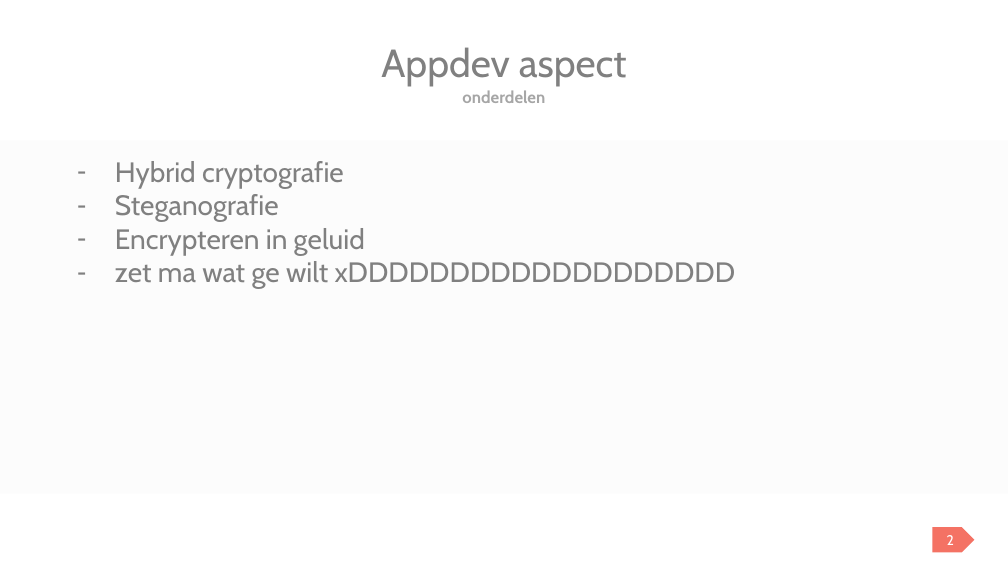
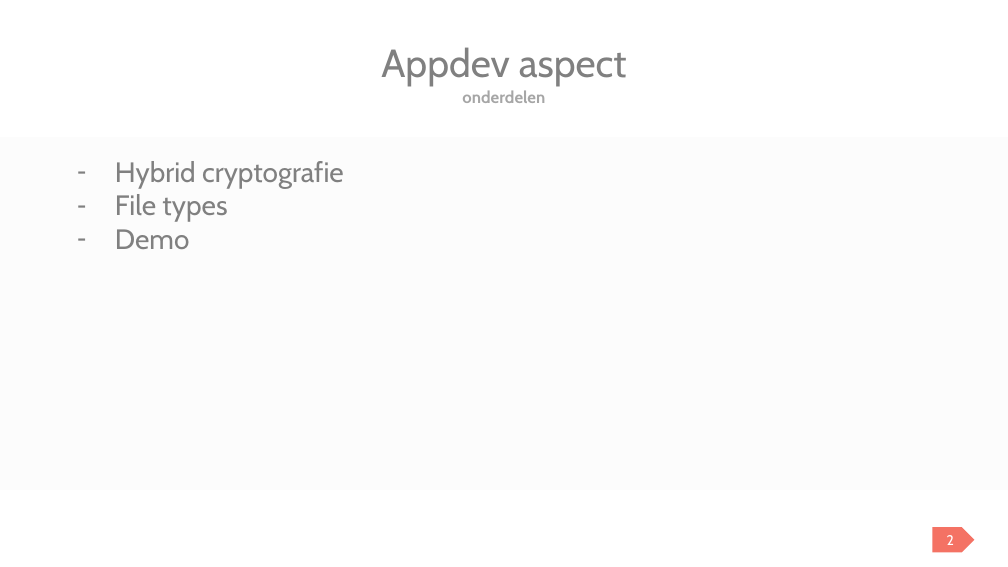
Before and after one commit to BasicSecurityBDSM/project, a slide deck: slide 3 of Basic_Security_PPT.pptx. Drawn at 1008x567 pixels with LibreOffice and Linux fonts; fonts in the diff are those of the drawing. Boxes give left, top, right and bottom in pixels: in the first picture for what was removed or moved away, otherwise in the second. Text is boxed around its words. In the diff, an @@ line names an element or a change of style, - is before the commit and + after.

Commit message:
final touches +ppt appdev

```diff
--- a/Basic_Security_PPT.pptx
+++ b/Basic_Security_PPT.pptx
@@ rectangle: place and size @@
-rectangle at bbox=[0, 141, 1008, 494]
+rectangle at bbox=[0, 137, 1008, 490]
@@ text at bbox=[115, 194, 227, 249]: text changed @@
-– Steganografie
-– Encrypteren in geluid
-– zet ma wat ge wilt xDDDDDDDDDDDDDDDDDDD
+– File types
+– Demo
```
Also in this commit, not shown: 25 slides added, 30 other files.
